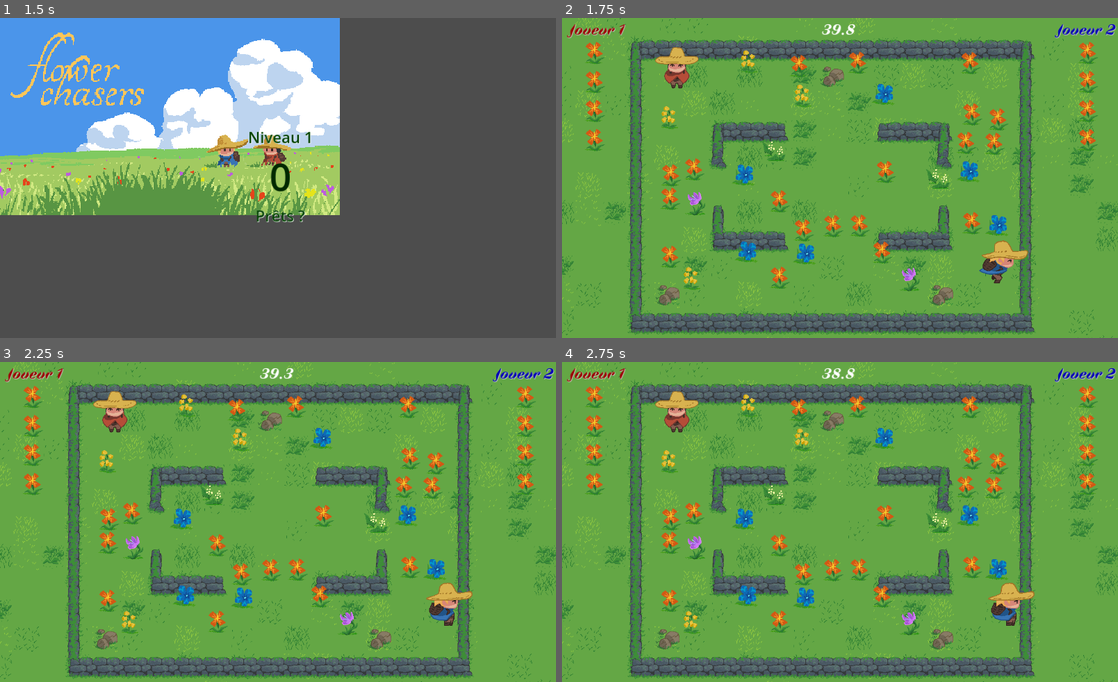
Above: before the commit, frames 1-4 (two rows, left to right).
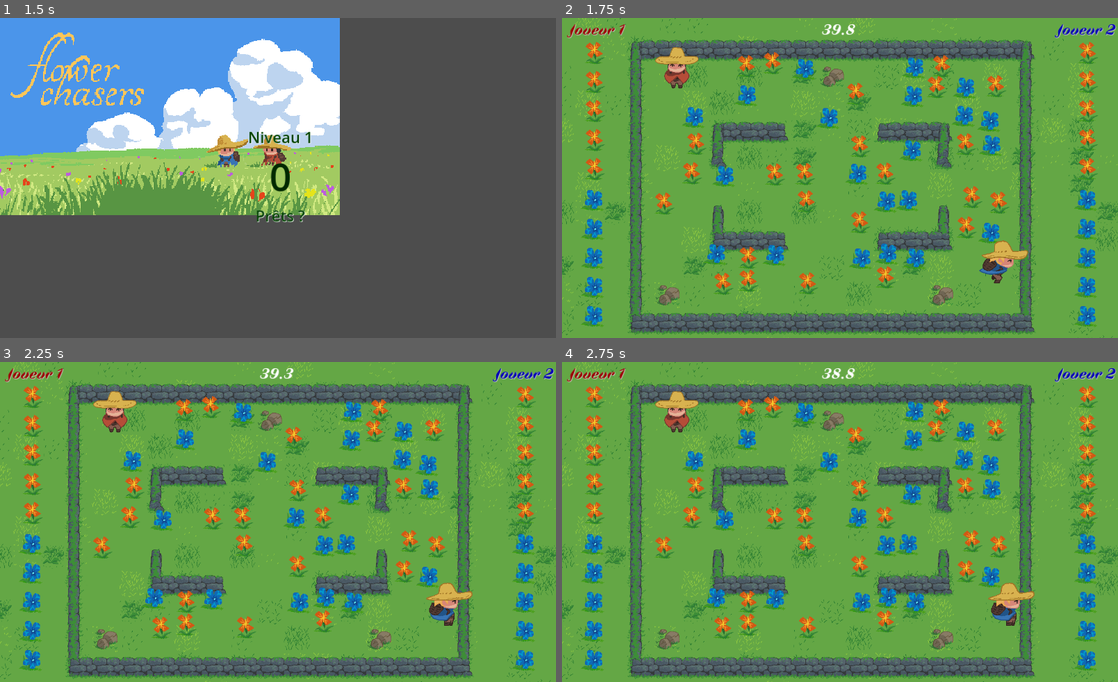
Above: after the commit, the same moments.

Repository: FablabMurat/2025GameJamCantal-1
Game: Godot game, scene res://root.tscn
Same seed, same stepped clock (60 frames per second), same inputs: the game is played once before the commit and once after it.
Inputs:
- Up to frame 1 (1.5 s): click "Start !" at 0.5 s; tap Enter (ui_accept) at 1.25 s; hold Right (ui_right) from 1.28 s (still down)
- Up to frame 2 (1.75 s): keep holding Right (ui_right); tap Enter (ui_accept) at 1.52 s
- Up to frame 3 (2.25 s): keep holding Right (ui_right)
- Up to frame 4 (2.75 s): keep holding Right (ui_right); tap Enter (ui_accept) at 2.27 s

Frame 1 is identical in both runs. In frame 2, 11% of the frame differs, in the area x 3-97%, y 9-97%; in frame 3, 11%; in frame 4, 11%.

Commit message:
Suite du gros refactoring : rééquilibrage entre fonction ZoneJeu et fonction Niveau, ainsi qu'entre Planet et Perso lors de la cueillette

Diff:
--- a/niveau.gd
+++ b/niveau.gd
@@ -1,10 +1,146 @@
 extends Node2D
 class_name Niveau
 
+@export var mission : Array[int] : # FIXME setter
+	set(val) :
+		mission = val.duplicate()
+		allflowers.resize(mission.size())
+@export var growable : bool = true
+@export var duree : int = 120
+
+var persos : Array[Perso]
+
+signal niveaufini
+signal cueillette(nperso : int, flowertype : int)
+var allflowers : Array[int]
+
+func _init():
+	allflowers.resize(mission.size())
+
 # Called when the node enters the scene tree for the first time.
 func _ready() -> void:
-	print ("Ceci est un niveau")
+	setupLevelYSort()
+
+	spawnpersos()
 	pass # Replace with function body.
+
+func setupLevelYSort():
+	var niveau: CanvasItem = self
+	niveau.z_index = 0
+	niveau.y_sort_enabled = true
+	niveau.z_as_relative = false
+
+	var obstacles = self.get_node("Obstacles")
+	obstacles.z_index = 1
+	obstacles.y_sort_enabled = true
+	obstacles.z_as_relative = false
+
+
+var plantetscn = preload("res://plante.tscn")
+var used_cells
+
+func newplants(tabspawn : Array, nrandom : int):
+	used_cells = {}
+	# plantes pour la mission
+	for i in range(tabspawn.size()):
+		if tabspawn[i] > 0 :
+			for nbplants in range(tabspawn[i]) :
+				var newplant = plantetscn.instantiate()
+				addplant(i+1,newplant)
+
+	# plantes supplémentaires (décor et effets)
+	for i in range(nrandom):
+		var newplant = plantetscn.instantiate()
+
+		var rand = randf()
+		if rand < 0.1 and mission.size() >= 5:
+			# 10% de plantes de téléportation
+			addplant(5,newplant)
+		elif rand < 0.2 and mission.size() >= 4:
+			# 10% de plantes de speedboost
+			addplant(4,newplant)
+		elif rand < 0.35 and mission.size() >= 3:
+			# 15% de plantes de stun
+			addplant(3,newplant)
+		elif rand < 0.5 and mission.size() >= 2:
+			# 15% de plantes bleues à collecter, sans effet
+			addplant(2,newplant)
+		else:
+			# 50% de plantes de décoration, sans effet
+			addplant(1,newplant)
+
+func addplant(idxplant, newplant):
+	var niveau = self
+	var fleurs_tilemap = niveau.get_node("Fleurs")
+	var all_cells = fleurs_tilemap.get_used_cells()
+	var available_cells = all_cells.filter(func(cell): return not used_cells.has(cell))
+	fleurs_tilemap.visible = false
+	if available_cells.size() == 0:
+		push_warning("No available cells!")
+		return
+
+	var random_cell = available_cells[randi() % available_cells.size()]
+	used_cells[random_cell] = true
+
+	var ecartmax = 10
+	newplant.position = fleurs_tilemap.map_to_local(random_cell);
+	newplant.position += Vector2(randi_range(-ecartmax,ecartmax),randi_range(-ecartmax,ecartmax))
+
+	#newplant.y_sort_enabled = true
+	#newplant.z_index = 1
+
+	newplant.settype(idxplant)
+	#newplant.attrape.connect(fleurcueillie)
+	newplant.swapPosition.connect(swapplayers)
+
+	add_child(newplant)
+	allflowers[idxplant-1] += 1
+
+func spawnpersos():
+	var persotscn = preload("res://perso.tscn")
+	var posj
+
+	for i in range(1,3) :
+		posj = get_node("Pos_J%d" % i)
+		var perso : Perso
+		perso = persotscn.instantiate()
+		perso.position = posj.position
+		perso.start(i,mission)
+		perso.cueillette.connect(fleurcueillie.bind())
+		perso.missionfinie.connect(endoflevel.bind())
+		persos.append(perso)
+		add_child(perso)
+
+func endoflevel(nperso : int):
+	# Le perso a fini sa mission
+	niveaufini.emit(nperso) # FIXME : passer le score
+
+#FIXME : ça peut dépendre de l'objectif de la mission
+func checkmatchnul():
+	for perso in persos :
+		for idx in range(perso.mission.size()) :
+			if perso.mission[idx] > 0  and allflowers[idx] >= perso.mission[idx] :
+				# Un personnage peut encore gagner
+				#print ("%d peut gagner grace à %d" % [perso.nperso,idx])
+				return false
+	return true
+
+func fleurcueillie(perso, fleur):
+	allflowers[fleur.flowertype -1 ] -= 1
+
+	# Signal vers ZoneJeu
+	cueillette.emit(perso.nperso, fleur.flowertype)
+	fleur.queue_free()
+
+	#FIXME
+	if checkmatchnul() :
+		niveaufini.emit(0)
+
+func swapplayers():
+	var temp_pos = persos[1].position
+	persos[1].position = persos[2].position
+	persos[2].position = temp_pos
+	#FIXME : add effects, tempo, suspend flower effect
 
 # Called every frame. 'delta' is the elapsed time since the previous frame.
 func _process(delta: float) -> void:
--- a/niveau_1.tscn
+++ b/niveau_1.tscn
@@ -5,6 +5,8 @@
 
 [node name="Niveau_1" type="Node2D"]
 script = ExtResource("1_ry3bt")
+mission = Array[int]([5, 5])
+duree = 40
 
 [node name="Sol" type="TileMapLayer" parent="."]
 tile_map_data = PackedByteArray("AAABAAAAAgABAAMAAAAEAAAAAgAEAAIAAAADAAAAAgABAAMAAAACAAAAAgAIAAQAAAAFAAAAAgAIAAMAAAAGAA …(2560 unchanged characters)…
--- a/niveau_2.tscn
+++ b/niveau_2.tscn
@@ -6,6 +6,8 @@
 [node name="Niveau_2" type="Node2D"]
 y_sort_enabled = true
 script = ExtResource("1_c4dff")
+mission = Array[int]([5, 2])
+duree = 60
 
 [node name="Sol" type="TileMapLayer" parent="."]
 tile_map_data = PackedByteArray("AAABAAAAAgABAAMAAAAEAAAAAgAEAAIAAAADAAAAAgABAAMAAAACAAAAAgAIAAQAAAAFAAAAAgAIAAMAAAAGAA …(2560 unchanged characters)…
--- a/niveau_3.tscn
+++ b/niveau_3.tscn
@@ -6,6 +6,8 @@
 [node name="Niveau_3" type="Node2D"]
 y_sort_enabled = true
 script = ExtResource("1_o3qad")
+mission = Array[int]([3, 2, 1])
+duree = 80
 
 [node name="Sol" type="TileMapLayer" parent="."]
 tile_map_data = PackedByteArray("AAABAAAAAgABAAMAAAAEAAAAAgAEAAIAAAADAAAAAgABAAMAAAACAAAAAgAIAAQAAAAFAAAAAgAIAAMAAAAGAA …(2560 unchanged characters)…
--- a/niveau_4.tscn
+++ b/niveau_4.tscn
@@ -8,6 +8,8 @@
 z_as_relative = false
 y_sort_enabled = true
 script = ExtResource("1_28r72")
+mission = Array[int]([5, 3, 2, 1])
+duree = 100
 
 [node name="Sol" type="TileMapLayer" parent="."]
 tile_map_data = PackedByteArray("AAABAAAAAgABAAMAAAAEAAAAAgAEAAIAAAADAAAAAgABAAMAAAACAAAAAgAIAAQAAAAFAAAAAgAIAAMAAAAGAA …(2560 unchanged characters)…
--- a/niveau_5.tscn
+++ b/niveau_5.tscn
@@ -8,6 +8,8 @@
 z_as_relative = false
 y_sort_enabled = true
 script = ExtResource("1_7lc0m")
+mission = Array[int]([6, 4, 2, 2, 1])
+duree = 100
 
 [node name="Sol" type="TileMapLayer" parent="."]
 tile_map_data = PackedByteArray("AAABAAAAAgABAAMAAAAEAAAAAgAEAAIAAAADAAAAAgABAAMAAAACAAAAAgAIAAQAAAAFAAAAAgAIAAMAAAAGAA …(2560 unchanged characters)…
--- a/perso.gd
+++ b/perso.gd
@@ -19,8 +19,8 @@
 var speedMultiplier = 0
 
 var mission : Array
-signal updatepanier(nperso,flowertype)
-signal missionfinie(nwinner)
+signal cueillette(perso : Perso,flower : Plante)
+signal missionfinie(nwinner : int)
 
 func _init():
 	nperso = 0
@@ -42,19 +42,6 @@
 
 	$AnimatedSprite2D.sprite_frames = load("res://joueur_%d.tres" % nperso)
 
-
-func fleurcueillie(fleur : Plante):
-	if mission[fleur.flowertype-1] > 0 :
-		# il faut en supprimer une du panier
-		updatepanier.emit(nperso,fleur.flowertype)
-		mission[fleur.flowertype-1] -= 1
-	#
-	# Vérifie si on a rempli la mission
-	#print("%d : " % nperso, mission)
-	if mission[fleur.flowertype-1] <= 0 :
-		if mission.all(func (n): return n<=0):
-			# On a fini la mission
-			missionfinie.emit(nperso)
 
 func _physics_process(delta):
 	if is_stunned:
@@ -93,7 +80,7 @@
 func _process(delta: float) -> void:
 	if Input.is_action_just_pressed("cueillir_%d" % nperso) and not is_stunned and !velocity:
 		# Cueillette
-		cueillette()
+		startcueillette()
 	if $PauseBar.visible :
 		var cast_style = $PauseBar.get_theme_stylebox("fill") as StyleBoxFlat
 		if is_stunned :
@@ -103,28 +90,43 @@
 			cast_style.bg_color = Color(0, 0.344, 1) # BLEU
 			$PauseBar.value = 1 - ($CueilletteTimer.time_left / cast_cueillette)
 
-func cueillette():
+func startcueillette():
 	picking = true
-	speedMultiplier = -1.0  # avec le +1, çà bloque le perso
-	#$PauseBar.max_value = float(cast_cueillette)
+	speedMultiplier = -1.0  # avec le +1, ça bloque le perso
+	#$PauseBar.max_value = float(cast_cueillette) # FIXME
 	$CueilletteTimer.start(cast_cueillette)
 	$FX_animation.play("pickup")
 	$PauseBar.show()
-	if $AreaCueillette2D.has_overlapping_areas():
-		for i in $AreaCueillette2D.get_overlapping_areas():
-			if i is Plante :
-				var plante = i as Plante
-				#plant_being_picked = i as Plante
-				#if plante.flowertype > 1 :
-				plante.cueillir(self)
 
+# Fin de la cueillette, plante vraiment cueillie
 func _on_cuillette_timer_timeout() -> void:
 	speedMultiplier = 0.0
 	$FX_animation.play("none")
 	$PauseBar.hide()
 	picking = false
-	# cueillir plante ici
-	#plant_being_picked.cueillir(self)
+	if $AreaCueillette2D.has_overlapping_areas():
+		for i in $AreaCueillette2D.get_overlapping_areas():
+			if i is Plante :
+				var plante = i as Plante
+				if plante.cueilliepar(self) :
+					fleurcueillie(plante)
+					break # On n'en prend qu'une à la fois
+
+func fleurcueillie(fleur : Plante):
+	if mission[fleur.flowertype-1] > 0 :
+		# il faut en supprimer une du panier
+		mission[fleur.flowertype-1] -= 1
+
+	cueillette.emit(self,fleur)
+
+	# TODO Changer la logique de mission remplie ?
+	# Vérifie si on a rempli la mission
+	#print("%d : " % nperso, mission)
+	if mission[fleur.flowertype-1] <= 0 :
+		if mission.all(func (n): return n<=0):
+			# On a fini la mission
+			missionfinie.emit(nperso)
+
 
 var is_stunned := false
 @onready var stun_timer := $StunTimer
--- a/plante.gd
+++ b/plante.gd
@@ -24,7 +24,7 @@
 var is_being_picked : bool = false
 var foufouille : float #animation on cueillette
 
-signal attrape(perso,plante)
+##signal attrape(perso,plante)
 signal swapPosition()
 
 # Called when the node enters the scene tree for the first time.
@@ -36,7 +36,7 @@
 	self.monitorable = false
 
 func isspecial():
-	add_to_group("guards")
+	add_to_group("guards") # TODO : comprendre ce que ça apporte
 
 func settype(ft : int, growable : bool = false):
 	flowertype = ft
@@ -50,7 +50,7 @@
 
 	match ft:
 		1:  # décoration, sans effet
-			nocontact()
+			pass #nocontact()
 		2:  # sans effet, mais ramassables
 			isspecial()
 		3:  # stun, mais ramassables
@@ -95,24 +95,22 @@
 		# La fleur est ramassée par le perso
 		var perso = body as Perso
 		effetspecial(perso)
-		is_being_picked = true # POUR DEBUG CAR CUEILLIR FAIT DISPARAITRE LA FLEUR AVANT LA FIN DU CAST
+		is_being_picked = true # FIXME : POUR DEBUG CAR CUEILLIR FAIT DISPARAITRE LA FLEUR AVANT LA FIN DU CAST
 
-func cueillir(body):
-	#if body.is_in_group("perso") :
-		# La fleur est ramassée par le perso
-		var perso = body as Perso
-		attrape.emit(perso, self)
-		effetspecial(perso)
-		is_being_picked = true #si le joueur bouge le cast doit s'interrompre
+func cueilliepar(body):
+	var perso = body as Perso
+	##effetspecial(perso)
+	is_being_picked = true #si le joueur bouge le cast doit s'interrompre
+	return true # TODO : prévoir des cas où la fleur n'est pas cueillie
 
 func effetspecial(surperso):
-		if effectsuspended: return
-		if canStun:
-			surperso.apply_stun(stun_duration)
-		if canSpeedBoost:
-			surperso.apply_speed_boost(speed_boost_duration, speed_boost_strength)
-		if canSwapPosition:
-			swapPosition.emit()
+	if effectsuspended: return
+	if canStun:
+		surperso.apply_stun(stun_duration)
+	if canSpeedBoost:
+		surperso.apply_speed_boost(speed_boost_duration, speed_boost_strength)
+	if canSwapPosition:
+		swapPosition.emit()
 
 # Suspend les effets de la plante pendant 1.5 s
 func suspendeffect():
--- a/root.gd
+++ b/root.gd
@@ -1,5 +1,6 @@
 extends Node
 
+var MAXLEVEL = 5
 var level
 
 @export var newlevel_timer : float = 3.0
@@ -8,18 +9,11 @@
 @export_range(0, 1, 0.1) var SFX_volume : float = 1
 @export var disable_start_countdown : bool = false
 
-var levels : Array[Dictionary]
 var zonejeu : ZoneJeu
 var score : Array[int]
 
 # Called when the node enters the scene tree for the first time.
 func _ready() -> void:
-	levels.append({"mission" : [4,0,0,0,0], "grow": true, "duree" :  40})
-	levels.append({"mission" : [0,1,1,0,0], "duree" :  40})
-	levels.append({"mission" : [0,2,1,1,0], "duree" :  60})
-	levels.append({"mission" : [0,3,2,1,0], "duree" :  80})
-	levels.append({"mission" : [0,3,2,1,1], "duree" : 100})
-	levels.append({"mission" : [0,2,2,2,1], "duree" : 100})
 	$PauseContainer.hide()
 	resized()
 	intro()
@@ -62,7 +56,7 @@
 	%Countdown.start(timeout,text)
 
 func _on_countdown_timeout() -> void:
-	if level <= levels.size() :
+	if level <= MAXLEVEL :
 		runlevel()
 	else:
 		# A priori on ne devrait jamais passer par là
@@ -74,12 +68,9 @@
 	$PanelContainer/TextureRectInter.hide()
 	var zonejeutscn = load("res://zonejeu.tscn")
 	zonejeu = zonejeutscn.instantiate()
-	zonejeu.collect.connect(collected.bind())
+	zonejeu.initlevel(level)
 	zonejeu.niveaufini.connect(endoflevel.bind())
-	zonejeu.setmission(levels[level-1])
-	zonejeu.addlevelmap(level)
 	zonejeu.process_mode = Node.PROCESS_MODE_PAUSABLE
-	#add_child(niveau)
 	$PanelContainer.add_sibling(zonejeu)
 
 func endoflevel(winner):
@@ -98,7 +89,7 @@
 	## TODO :Afficher aussi des scores en plus joli?
 
 	# Fin de partie ?
-	if level+1 > levels.size() :
+	if level+1 > MAXLEVEL :
 		# Il n'y a plus de niveaux - Fin de partie
 		$PanelContainer/TextureRectIntro.show()
 		%LabelScore.text += "\n-- FIN DE PARTIE --"
@@ -119,11 +110,6 @@
 func _on_timer_inactivite_timeout() -> void:
 	# Se déclenche quand on a fini une partie et qu'on ne fait par Restart
 	intro()
-
-func collected(perso, flowertype):
-	# Ca peut être l'occasion de relancer une fleur...
-	# sous réserve de connecter le signal
-	pass
 
 func _unhandled_input(event: InputEvent):
 	if (event.is_action_released("ui_cancel")):
--- a/root.tscn
+++ b/root.tscn
@@ -13,10 +13,6 @@
 [node name="Root" type="Node"]
 process_mode = 3
 script = ExtResource("1_1h7cp")
-newlevel_timer = null
-master_volume = null
-music_volume = null
-SFX_volume = null
 disable_start_countdown = true
 
 [node name="PanelContainer" type="PanelContainer" parent="."]
--- a/zonejeu.gd
+++ b/zonejeu.gd
@@ -1,26 +1,20 @@
 extends Node2D
 class_name ZoneJeu
-
-var perso1
-var perso2
 
 var mission : Array
 var dureemax : float = 0.0
 var sollayer : TileMapLayer
-var map_rect : Rect2
-var allflowers : Array[int]
+var niveau : Niveau
 
 const RANDFLOWERS = 25
 
-signal collect(perso,flowertype)
 signal niveaufini(winner : Perso)
 
 # Called when the node enters the scene tree for the first time.
 func _ready() -> void:
 	semegazon()
-	setupLevelYSort()
 	#var nbtotal = mission.reduce(func sum(total,nb): return total+nb*2) + 15
-	newplants(mission.map(func xx(elt): return elt*2),RANDFLOWERS)
+	niveau.newplants(mission.map(func xx(elt): return elt*2),RANDFLOWERS)
 	# Duree max de la mission
 	if dureemax > 0.0 :
 		$DureeJeuTimer.start(dureemax)
@@ -29,17 +23,6 @@
 	else:
 		%LabelDuree.hide()
 
-func setupLevelYSort():
-	var niveau: CanvasItem = $ZoneLevel/MarkerLevel.get_child(0)
-	niveau.z_index = 0
-	niveau.y_sort_enabled = true
-	niveau.z_as_relative = false
-
-	var obstacles = $ZoneLevel/MarkerLevel.get_child(0).get_node("Obstacles")
-	obstacles.z_index = 1
-	obstacles.y_sort_enabled = true
-	obstacles.z_as_relative = false
-
 func semegazon() :
 	var cells = Array()
 	for x in range(-3,22):
@@ -47,72 +30,20 @@
 			cells.append(Vector2i(x,y))
 	$LayerGazon.set_cells_terrain_connect(cells,0,0,false)
 
-var plantetscn = preload("res://plante.tscn")
-var used_cells
 
-func newplants(tabspawn : Array, nrandom : int):
-	used_cells = {}
-	# plantes pour la mission
-	for i in range(tabspawn.size()):
-		if tabspawn[i] > 0 :
-			for nbplants in range(tabspawn[i]) :
-				var newplant = plantetscn.instantiate()
-				addplant(i+1,newplant)
+func initlevel(level: int):
+	var leveltscn = load("res://niveau_%d.tscn" % level)
+	niveau = leveltscn.instantiate()
+	niveau.cueillette.connect(removeflower.bind())
+	niveau.niveaufini.connect(endoflevel.bind())
+	# TODO : init complète
+	%MarkerLevel.add_child(niveau)
 
-	# plantes supplémentaires (décor et effets)
-	for i in range(nrandom):
-		var newplant = plantetscn.instantiate()
+	# La partie contenu de la mission : fleurs à collecter
+	self.mission = niveau.mission.duplicate()
 
-		var rand = randf()
-		if rand < 0.1:
-			# 10% de plantes de téléportation
-			addplant(5,newplant)
-		elif rand < 0.2:
-			# 10% de plantes de speedboost
-			addplant(4,newplant)
-		elif rand < 0.35:
-			# 15% de plantes de stun
-			addplant(3,newplant)
-		elif rand < 0.5:
-			# 15% de plantes bleues à collecter, sans effet
-			addplant(2,newplant)
-		else:
-			# 50% de plantes de décoration, sans effet
-			addplant(1,newplant)
-
-func addplant(idxplant, newplant):
-	var niveau = $ZoneLevel/MarkerLevel.get_child(0)
-	var fleurs_tilemap = niveau.get_node("Fleurs")
-	var all_cells = fleurs_tilemap.get_used_cells()
-	var available_cells = all_cells.filter(func(cell): return not used_cells.has(cell))
-	fleurs_tilemap.visible = false
-	if available_cells.size() == 0:
-		push_warning("No available cells!")
-		return
-
-	var random_cell = available_cells[randi() % available_cells.size()]
-	used_cells[random_cell] = true
-
-	var ecartmax = 10
-	newplant.position = fleurs_tilemap.map_to_local(random_cell);
-	newplant.position += Vector2(randi_range(-ecartmax,ecartmax),randi_range(-ecartmax,ecartmax))
-
-	#newplant.y_sort_enabled = true
-	#newplant.z_index = 1
-
-	newplant.settype(idxplant)
-	newplant.attrape.connect(fleurcueillie)
-	newplant.swapPosition.connect(swap_player_positions)
-
-	$ZoneLevel/MarkerLevel.get_child(0).add_child(newplant)
-	allflowers[idxplant-1] += 1
-
-func setmission(newmission : Dictionary):
-	# La partie contenu de la mission : fleurs à collecter
-	self.mission = newmission["mission"].duplicate()
-	allflowers.resize(mission.size())
-
-	for nj in range(1,3) :
+	# Remplissage de la mission à effectuer, TODO : est-ce la cible du jeu ?
+	for nj in range(1,3) :  # pour chaque joueur
 		for i in range(0,mission.size()) :
 			if mission[i] != 0 :
 				for n in range(0,mission[i]) :
@@ -122,53 +53,15 @@
 					elif nj == 2 :
 						%VBoxContainer2.add_child(ctrlImage)
 
-	# La partie duree max de la mission
-	if newmission.has("duree"):
-		self.dureemax = newmission["duree"]
+	# La partie duree max du niveau
+	if niveau.duree != 0:
+		self.dureemax = niveau.duree
 		# start du timer dans le _ready
 
 func updateduree():
 	if dureemax > 0 :
 		%LabelDuree.text = "%.1f" % $DureeJeuTimer.time_left
 
-func addlevelmap(level: int):
-	var leveltscn = load("res://niveau_%d.tscn" % level)
-	var levelmap : Niveau = leveltscn.instantiate()
-	sollayer = levelmap.get_child(0)
-	map_rect = sollayer.get_used_rect()
-	%MarkerLevel.add_child(levelmap)
-
-	spawnpersos()
-
-func spawnpersos():
-	var persotscn = preload("res://perso.tscn")
-	var posj
-	posj = %MarkerLevel.get_child(0).get_node("Pos_J1")
-	perso1 = persotscn.instantiate()
-	perso1.position = posj.position
-	perso1.start(1,mission)
-	perso1.updatepanier.connect(removeflower.bind())
-	perso1.missionfinie.connect(endoflevel.bind())
-
-	$ZoneLevel/MarkerLevel.get_child(0).add_child(perso1)
-	posj = %MarkerLevel.get_child(0).get_node("Pos_J2")
-	perso2 = persotscn.instantiate()
-	perso2.position = posj.position
-	perso2.start(2,mission)
-	perso2.updatepanier.connect(removeflower.bind())
-	perso2.missionfinie.connect(endoflevel.bind())
-	$ZoneLevel/MarkerLevel.get_child(0).add_child(perso2)
-
-func fleurcueillie(perso, fleur):
-	#print ("Fleur ",fleur.flowertype," attrapée par ",perso.nperso)
-	#print("1 : ",perso1.mission)
-	#print("2 : ",perso2.mission)
-
-	perso.fleurcueillie(fleur)
-	allflowers[fleur.flowertype -1 ] -= 1
-	if checkmatchnul() :
-		niveaufini.emit(0)
-	fleur.queue_free()
 
 func removeflower(nperso,flowertype):
 	if nperso == 1 :
@@ -184,15 +77,6 @@
 					vb.queue_free()
 					return
 
-func checkmatchnul():
-	for perso in [perso1,perso2] :
-		for idx in range(perso.mission.size()) :
-			if perso.mission[idx] > 0  and allflowers[idx] >= perso.mission[idx] :
-				# Un personnage peut encore gagner
-				#print ("%d peut gagner grace à %d" % [perso.nperso,idx])
-				return false
-	return true
-
 func _on_duree_jeu_timer_timeout() -> void:
 	# qui gagne ? FIXME
 	endoflevel(0)
@@ -203,8 +87,3 @@
 # Called every frame. 'delta' is the elapsed time since the previous frame.
 func _process(delta: float) -> void:
 	updateduree()
-
-func swap_player_positions():
-	var temp_pos = perso1.position
-	perso1.position = perso2.position
-	perso2.position = temp_pos
